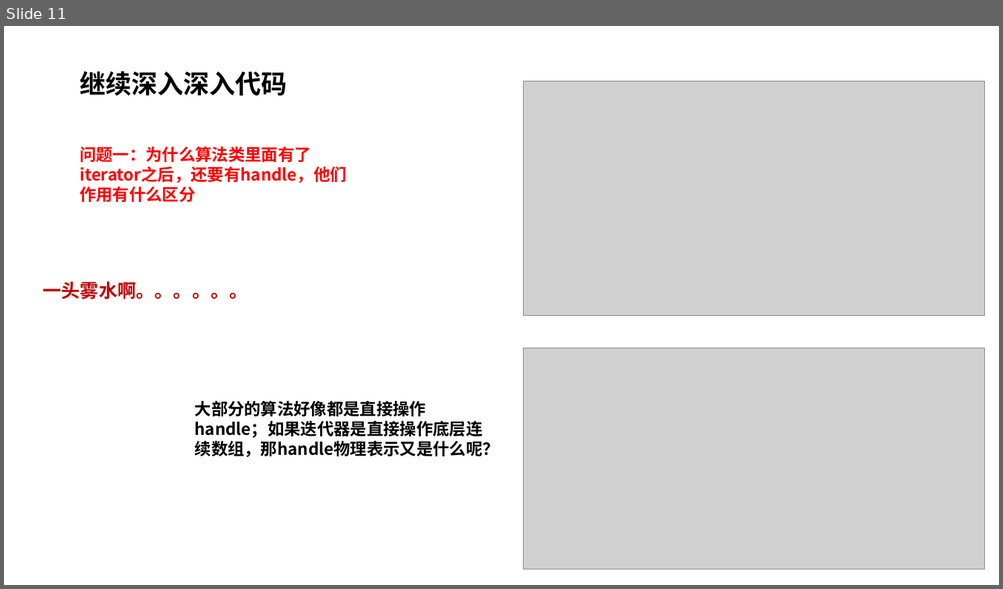
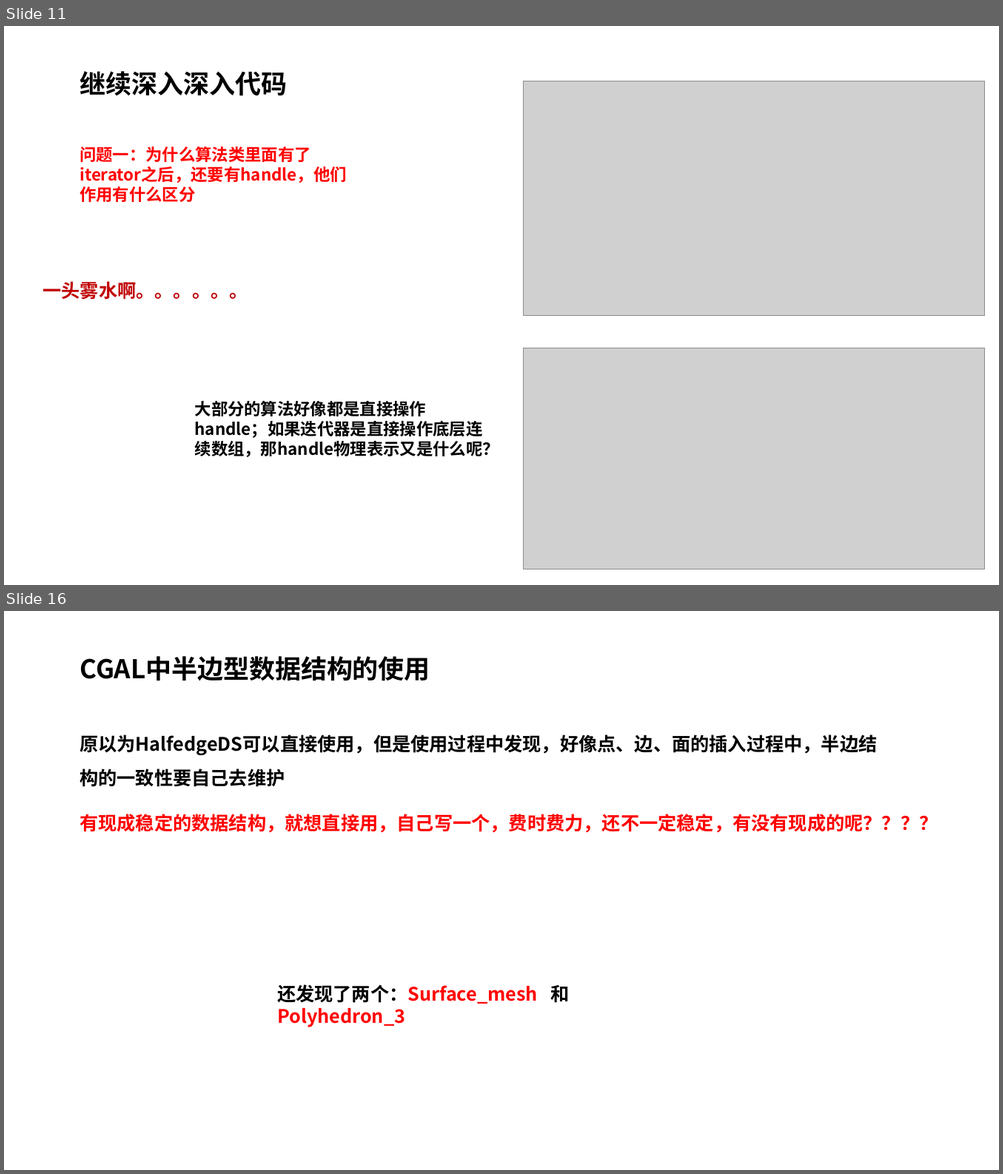
Before and after one commit to pczpcz/GAME102Learning, a slide deck: note/01 geometry algorithm/CGAL.pptx. Shown one above the other, each under a label of ours: slide 11 before the commit, slides 11 and 16 after it; the slides between them are not shown. The pictures are 1003x589 and 1003x1174 pixels, drawn with LibreOffice and Linux fonts; fonts in the diff are those of the drawing; grey boxes stand for pictures. Boxes give left, top, right and bottom in pixels: in the first picture for what was removed or moved away, otherwise in the second. Text is boxed around its words. In the diff, an @@ line names an element or a change of style, - is before the commit and + after.

```diff
--- a/note/01 geometry algorithm/CGAL.pptx
+++ b/note/01 geometry algorithm/CGAL.pptx
@@ slide 16 added at (4, 611, 999, 1170), background #FFFFFF @@
@@ title added at (79, 656, 430, 681), 25 pt, text #000000, bold @@
+CGAL中半边型数据结构的使用
@@ text added at (79, 735, 876, 787), 18 pt, text #000000, bold @@
+原以为HalfedgeDS可以直接使用，但是使用过程中发现，好像点、边、面的插入过程中，半边结构的一致性要自己去维护
@@ text added at (79, 814, 937, 833), 18 pt, text #FF0000, bold @@
+有现成稳定的数据结构，就想直接用，自己写一个，费时费力，还不一定稳定，有没有现成的呢？？？？
@@ text added at (277, 985, 569, 1028), 18 pt, text #FF0000, bold @@
+还发现了两个：Surface_mesh 和 Polyhedron_3
```
Also in this commit, not shown: 1 slide changed, 26 other slides added, 2 other files.
